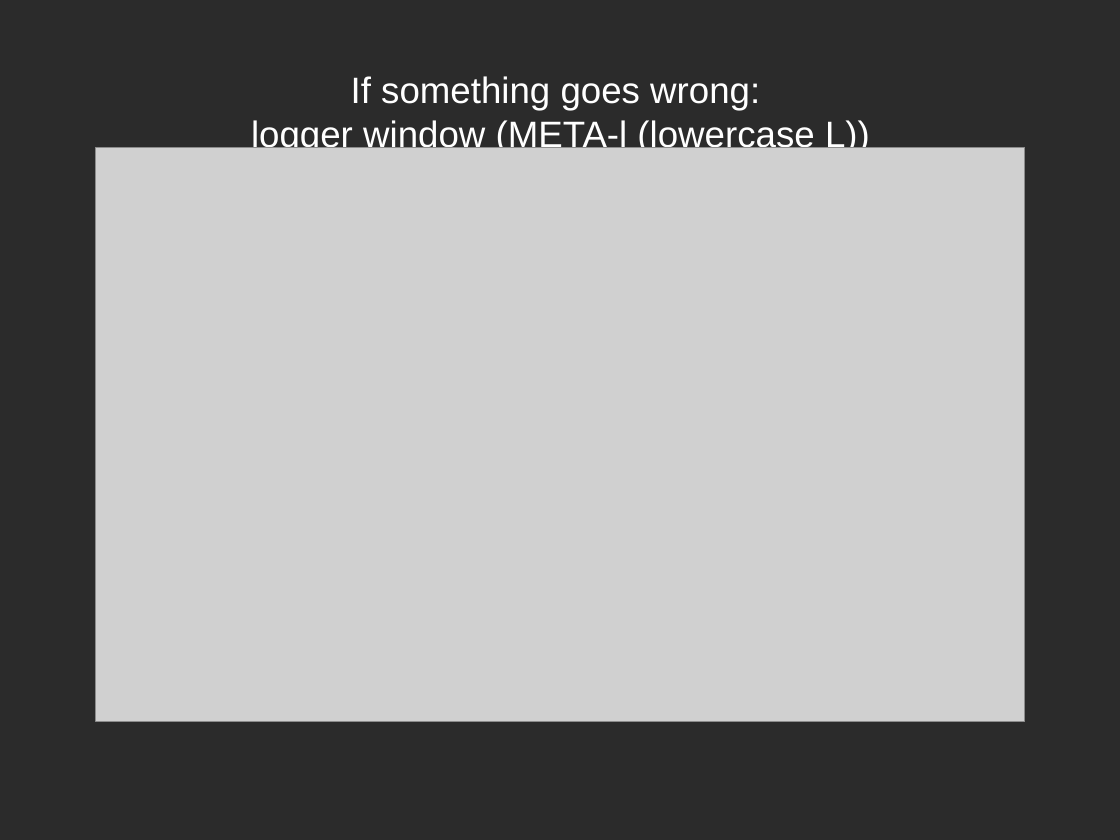
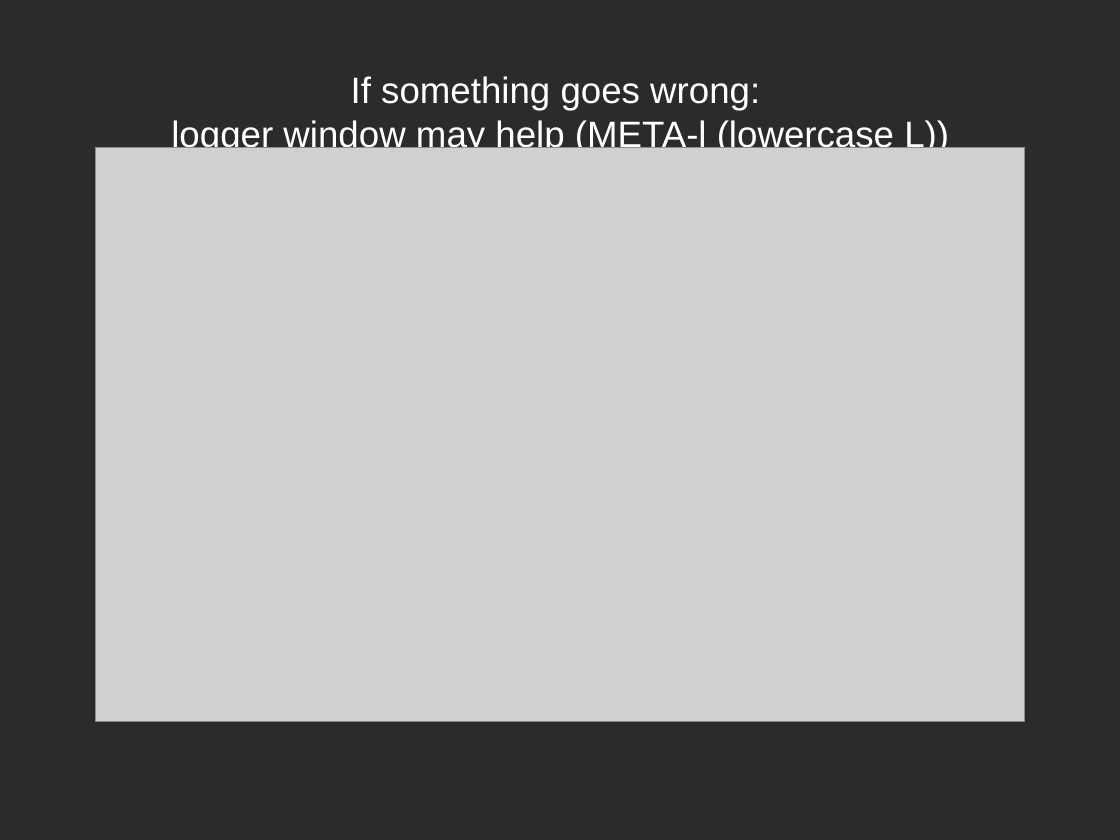
Before and after one commit to syhpoon/xyzcmd, a slide deck: slide 22 of doc/overview.odp (slide 21 before the commit). Drawn at 1120x840 pixels with LibreOffice and Linux fonts; fonts in the diff are those of the drawing; grey boxes stand for pictures; background and template pictures are left out; a plain dark background stands for a picture behind light text. Boxes give left, top, right and bottom in pixels: in the first picture for what was removed or moved away, otherwise in the second. Text is boxed around its words. In the diff, an @@ line names an element or a change of style, - is before the commit and + after.

```diff
--- a/doc/overview.odp
+++ b/doc/overview.odp
@@ title at box(171, 76, 949, 154): text changed @@
-If something goes wrong:
-logger window (META-l (lowercase L))
+If something goes wrong:
+logger window may help (META-l (lowercase L))
```
Also in this commit, not shown: 1 other slide changed, 2 slides added, 1 slide removed, 5 other files.
